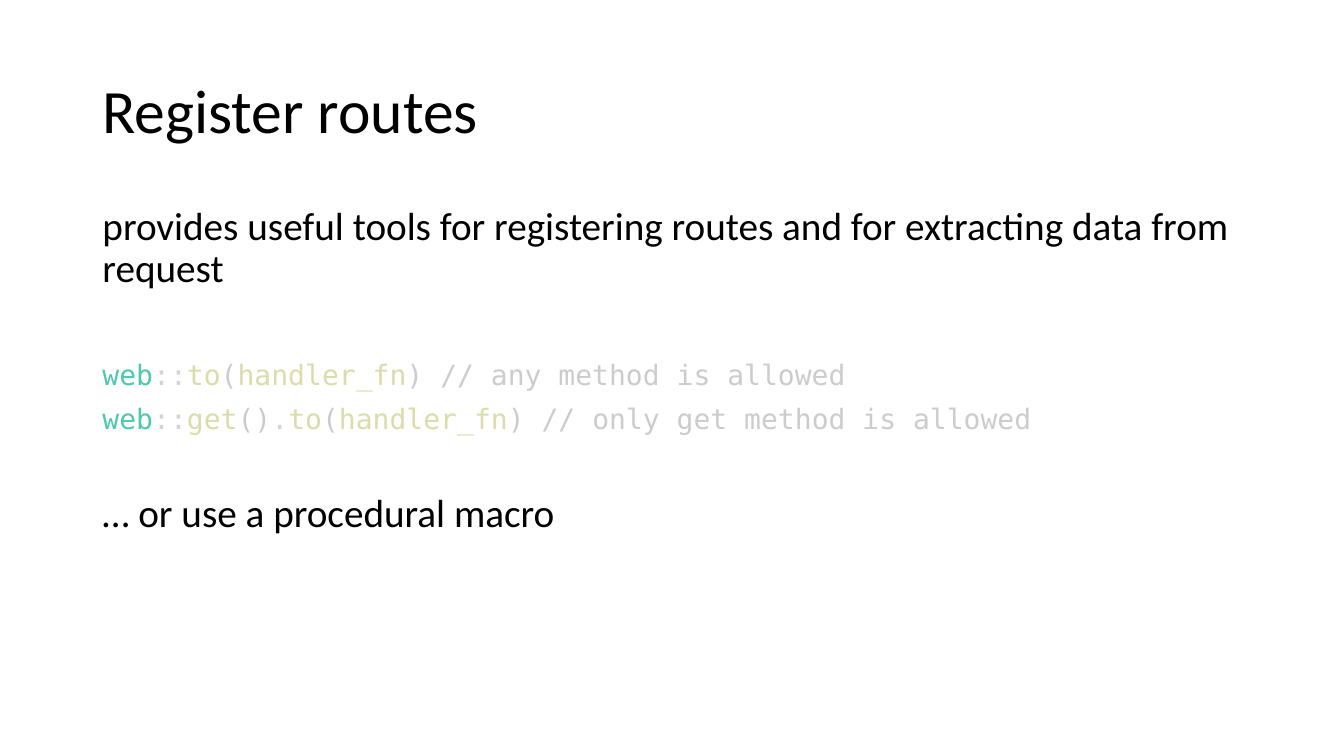
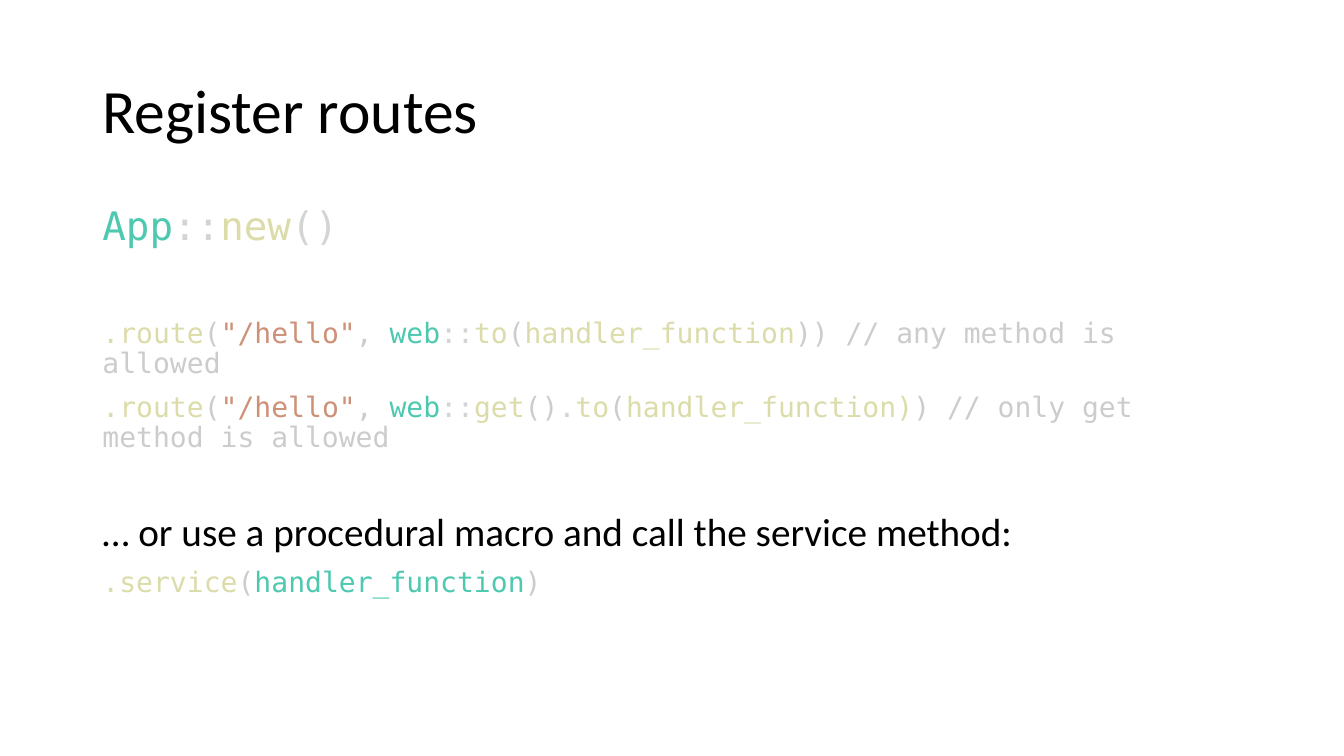
Before and after one commit to floscodes/actix_talk, a slide deck: slide 5 of Pres.pptx (slide 6 before the commit). Drawn at 1344x756 pixels with LibreOffice and Linux fonts; fonts in the diff are those of the drawing. Boxes give left, top, right and bottom in pixels: in the first picture for what was removed or moved away, otherwise in the second. Text is boxed around its words. In the diff, an @@ line names an element or a change of style, - is before the commit and + after.

Commit message:
change pres

```diff
--- a/Pres.pptx
+++ b/Pres.pptx
@@ text at box(102, 211, 1133, 599): text changed; size 28 to 20 pt; font Calibri to DejaVu Sans Mono; text colour #000000 to #DCDCAA @@
-provides useful tools for registering routes and for extracting data from request
-web::to(handler_fn) // any method is allowed
-web::get().to(handler_fn) // only get method is allowed
-… or use a procedural macro
+App::new()
+.route("/hello", web::to(handler_function)) // any method is allowed
+.route("/hello", web::get().to(handler_function)) // only get method is allowed
+… or use a procedural macro and call the service method:
+.service(handler_function)
```
